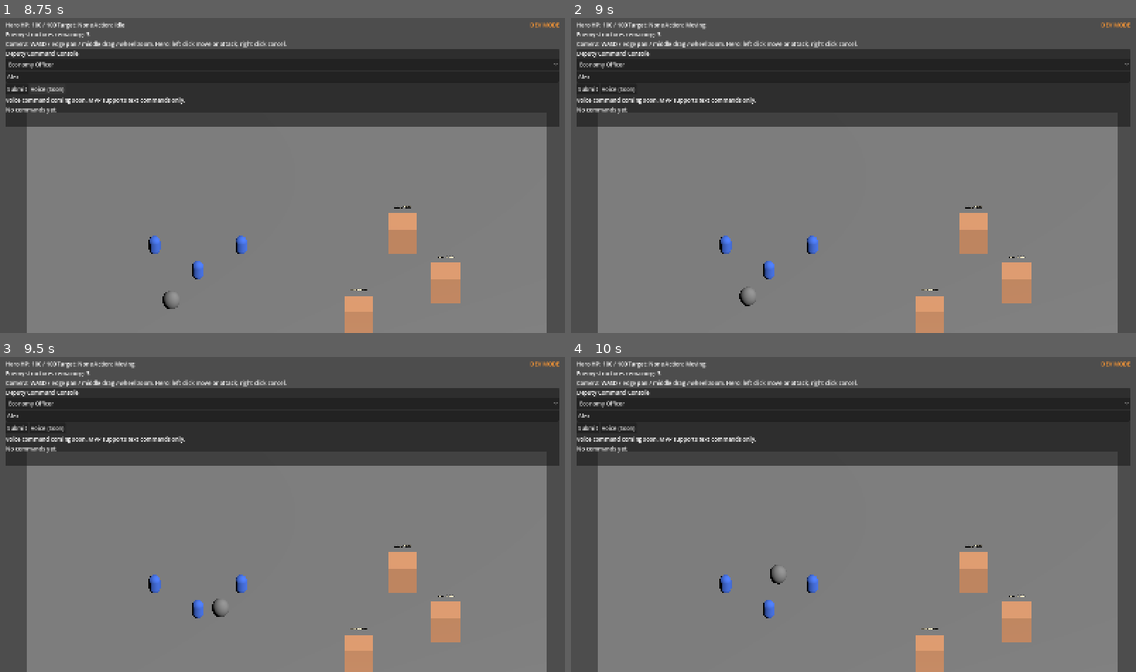
Above: before the commit, frames 1-4 (two rows, left to right).
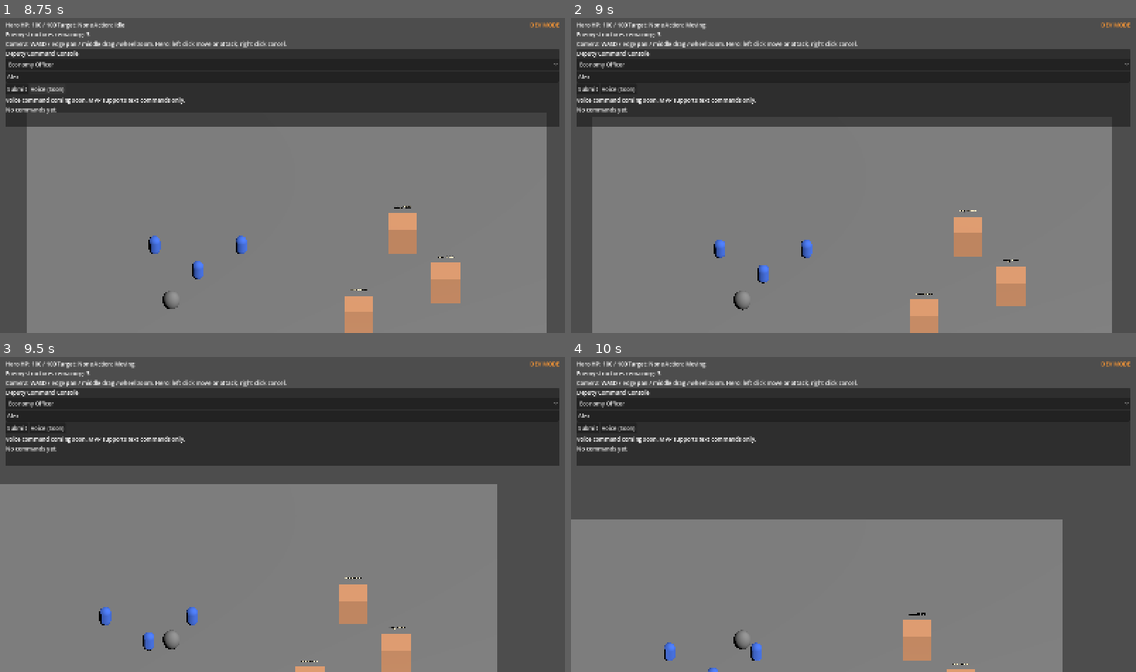
Above: after the commit, the same moments.

Repository: yanlinyi101/War-Buddy
Game: Godot game, scene res://scenes/main.tscn
Same seed, same stepped clock (60 frames per second), same inputs: the game is played once before the commit and once after it.
Inputs (mouse positions are in pixels of both pictures, inside the frame that each line leads up to):
- Up to frame 1 (8.75 s): click (282, 77) at 0.52 s; type "Alex" at 0.6 s; click "Combat Squad Leader" at 1.25 s; click "Submit" at 2 s; click "Economy Officer" at 2.75 s; click "Voice (Soon)" at 3.5 s; click "Economy Officer" at 4.25 s; click "Submit" at 5 s; click "Voice (Soon)" at 5.75 s; click "Economy Officer" at 6.5 s; click "Submit" at 7.25 s; click "Voice (Soon)" at 8 s
- Up to frame 2 (9 s): tap Enter at 8.75 s; move the mouse to (977, 159) at 8.77 s; hold Space (camera_follow_toggle, bound only after the commit) from 8.78 s (still down); click (977, 159) at 8.92 s
- Up to frame 3 (9.5 s): keep holding Space (camera_follow_toggle, bound only after the commit)
- Up to frame 4 (10 s): release Space (camera_follow_toggle, bound only after the commit) at 9.5 s; drag from (740, 530) to (825, 577) at 9.52 s

Frame 1 is identical in both runs. In frame 2, 3.1% of the frame differs, in the area x 3-97%, y 34-100%; in frame 3, 17%; in frame 4, 26%, in the area x 0-97%, y 34-100%.

Commit message:
feat(godot): hero-follow camera (Space toggles lock) — v0.5.1
Press Space → camera locks onto the hero, preserving the player's
current pan offset and zoom (no jarring snap-to-center). Mouse-wheel
zoom continues to work in follow mode. Any manual pan (WASD / edge-pan
/ middle-drag) breaks the lock automatically — LoL-style "Y to lock /
move to break" UX. Press Space again to toggle off.

Changes:
- project.godot: register camera_follow_toggle action bound to Space.
- rts_camera.gd: add _follow_target / _follow_enabled / _follow_offset
  state. _toggle_follow() captures the current XZ offset on lock so the
  player's framing carries over. _apply_follow() pins the camera to
  hero.global_position + offset every frame; Y (zoom) is never
  overwritten. _break_follow_if_active() called from any pan path.
- bootstrap.gd: bind hero as the camera follow target on _ready.
- 4 new GUT cases in test_rts_camera_follow.gd. Total: 101/101 green.

05 checklist gains 5 new items under Camera covering the lock/break
behavior.

Diff:
--- a/godot/project.godot
+++ b/godot/project.godot
@@ -62,3 +62,8 @@
 "events": [Object(InputEventKey,"resource_local_to_scene":false,"resource_name":"","device":-1,"window_id":0,"alt_press …(193 unchanged characters)…
 ]
 }
+camera_follow_toggle={
+"deadzone": 0.5,
+"events": [Object(InputEventKey,"resource_local_to_scene":false,"resource_name":"","device":-1,"window_id":0,"alt_pressed":false,"shift_pressed":false,"ctrl_pressed":false,"meta_pressed":false,"pressed":false,"keycode":32,"physical_keycode":32,"key_label":0,"unicode":32,"location":0,"echo":false,"script":null)
+]
+}
--- a/godot/scripts/bootstrap.gd
+++ b/godot/scripts/bootstrap.gd
@@ -23,6 +23,7 @@
 @onready var hero = $World/CommanderHero
 @onready var hud = $HudRoot
 @onready var navigation_region: NavigationRegion3D = $World/NavigationRegion3D
+@onready var rts_camera: Camera3D = $World/Camera3D
 
 var command_log = null
 var match_state = null
@@ -56,6 +57,10 @@
 
 	if navigation_region != null:
 		navigation_region.bake_navigation_mesh(false)
+
+	# Bind hero as the camera follow target (Space toggles follow mode).
+	if rts_camera != null and rts_camera.has_method("set_follow_target"):
+		rts_camera.set_follow_target(hero)
 
 	hud.bind_hero_state(hero.hero_state)
 	hud.command_submitted.connect(_on_command_submitted)
--- a/godot/scripts/rts_camera.gd
+++ b/godot/scripts/rts_camera.gd
@@ -12,7 +12,25 @@
 
 var _dragging := false
 
+# --- Hero-follow mode (Space toggles) -------------------------------------
+# Locks the camera to the hero's XZ position while preserving the current
+# camera offset, so the user's chosen pan + zoom feel carries over. Zoom
+# still works in follow mode; any pan input (WASD, edge-pan, middle drag)
+# breaks the lock — LoL-style "Y to lock / move to break" UX.
+var _follow_target: Node3D = null
+var _follow_enabled: bool = false
+var _follow_offset: Vector3 = Vector3.ZERO   # camera.global_position - target.global_position at lock time
+
+func set_follow_target(target: Node3D) -> void:
+	_follow_target = target
+
+func is_following() -> bool:
+	return _follow_enabled and _follow_target != null
+
 func _unhandled_input(event: InputEvent) -> void:
+	if event.is_action_pressed("camera_follow_toggle"):
+		_toggle_follow()
+		return
 	if event is InputEventMouseButton:
 		if event.button_index == MOUSE_BUTTON_MIDDLE:
 			_dragging = event.pressed
@@ -21,6 +39,7 @@
 		elif event.pressed and event.button_index == MOUSE_BUTTON_WHEEL_DOWN:
 			_adjust_zoom(zoom_step)
 	elif event is InputEventMouseMotion and _dragging:
+		_break_follow_if_active()
 		global_position += Vector3(-event.relative.x * drag_pan_speed, 0.0, -event.relative.y * drag_pan_speed)
 		_clamp_to_bounds()
 
@@ -47,9 +66,46 @@
 		move.z += 1.0
 
 	if move != Vector3.ZERO:
+		_break_follow_if_active()
 		move = move.normalized() * pan_speed * delta
 		global_position += Vector3(move.x, 0.0, move.z)
 		_clamp_to_bounds()
+	else:
+		_apply_follow()
+
+func _apply_follow() -> void:
+	if not is_following():
+		return
+	# Pin to hero (XZ only — preserve camera height + zoom).
+	var target_pos := _follow_target.global_position
+	global_position = Vector3(
+		target_pos.x + _follow_offset.x,
+		global_position.y,
+		target_pos.z + _follow_offset.z,
+	)
+	_clamp_to_bounds()
+
+func _toggle_follow() -> void:
+	if _follow_target == null:
+		return
+	if _follow_enabled:
+		_follow_enabled = false
+		print("[RTSMVP] Camera follow OFF")
+		return
+	# Lock — capture current offset on the XZ plane so the player's chosen
+	# framing carries over instead of snapping the hero to dead-center.
+	_follow_offset = Vector3(
+		global_position.x - _follow_target.global_position.x,
+		0.0,
+		global_position.z - _follow_target.global_position.z,
+	)
+	_follow_enabled = true
+	print("[RTSMVP] Camera follow ON (target=%s offset=%s)" % [_follow_target.name, _follow_offset])
+
+func _break_follow_if_active() -> void:
+	if _follow_enabled:
+		_follow_enabled = false
+		print("[RTSMVP] Camera follow broken by manual pan")
 
 func _adjust_zoom(amount: float) -> void:
 	if projection == PROJECTION_ORTHOGONAL:
--- /dev/null
+++ b/godot/tests/test_rts_camera_follow.gd
@@ -0,0 +1,53 @@
+extends "res://addons/gut/test.gd"
+
+const RtsCameraScript = preload("res://scripts/rts_camera.gd")
+
+func _make_camera() -> Camera3D:
+	var cam: Camera3D = RtsCameraScript.new()
+	add_child_autofree(cam)
+	cam.global_position = Vector3(10, 12, 10)
+	return cam
+
+func _make_hero() -> Node3D:
+	var hero := Node3D.new()
+	hero.name = "Hero"
+	add_child_autofree(hero)
+	hero.global_position = Vector3(0, 0, 0)
+	return hero
+
+func test_follow_disabled_without_target():
+	var cam = _make_camera()
+	cam._toggle_follow()
+	assert_false(cam.is_following())
+
+func test_follow_toggle_on_off():
+	var cam = _make_camera()
+	var hero = _make_hero()
+	cam.set_follow_target(hero)
+	cam._toggle_follow()
+	assert_true(cam.is_following())
+	cam._toggle_follow()
+	assert_false(cam.is_following())
+
+func test_follow_preserves_xz_offset():
+	var cam = _make_camera()
+	var hero = _make_hero()
+	cam.set_follow_target(hero)
+	cam._toggle_follow()
+	# Move the hero — camera should track on XZ while keeping its Y.
+	hero.global_position = Vector3(5, 0, -3)
+	# Apply the follow update directly (avoids _process's mouse-edge pan
+	# branch firing in headless tests where the mouse is at (0,0)).
+	cam._apply_follow()
+	assert_almost_eq(cam.global_position.x, 15.0, 0.01)
+	assert_almost_eq(cam.global_position.z, 7.0, 0.01)
+	assert_almost_eq(cam.global_position.y, 12.0, 0.01)  # zoom preserved
+
+func test_manual_pan_breaks_follow():
+	var cam = _make_camera()
+	var hero = _make_hero()
+	cam.set_follow_target(hero)
+	cam._toggle_follow()
+	assert_true(cam.is_following())
+	cam._break_follow_if_active()
+	assert_false(cam.is_following())
Not shown, added: godot/tests/test_rts_camera_follow.gd.uid
Not shown, changed: CHANGELOG.md
Not shown, changed: docs/specs/05-godot-smoke-test-checklist.md
